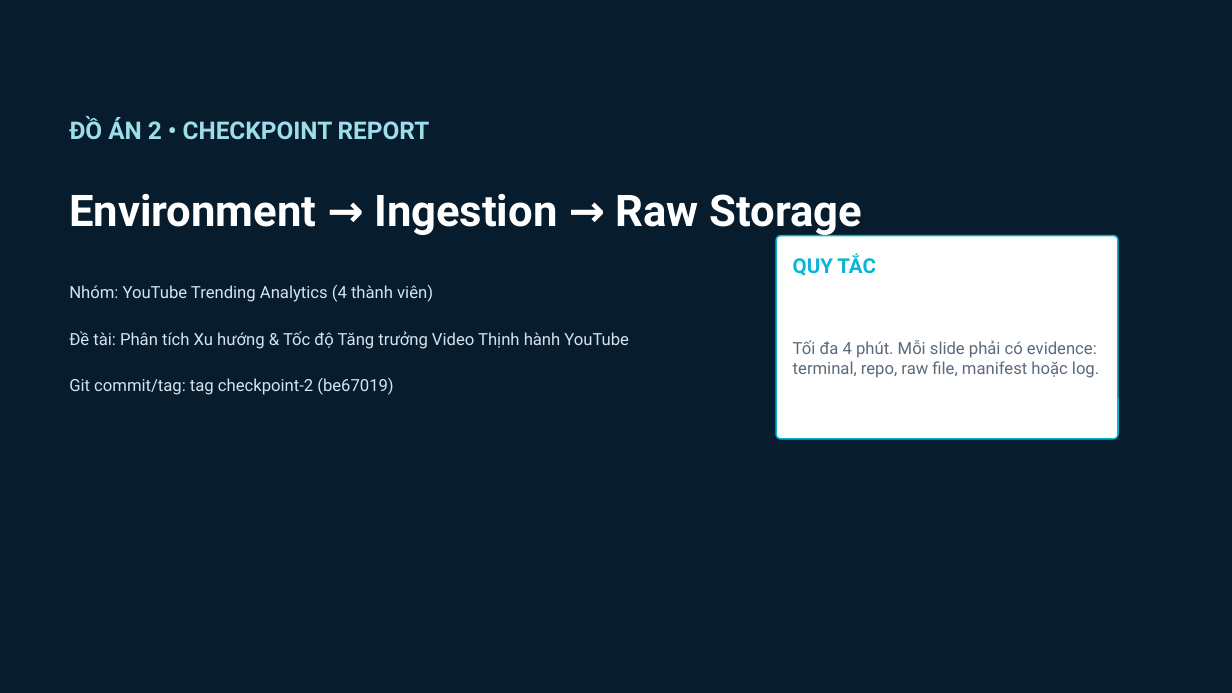
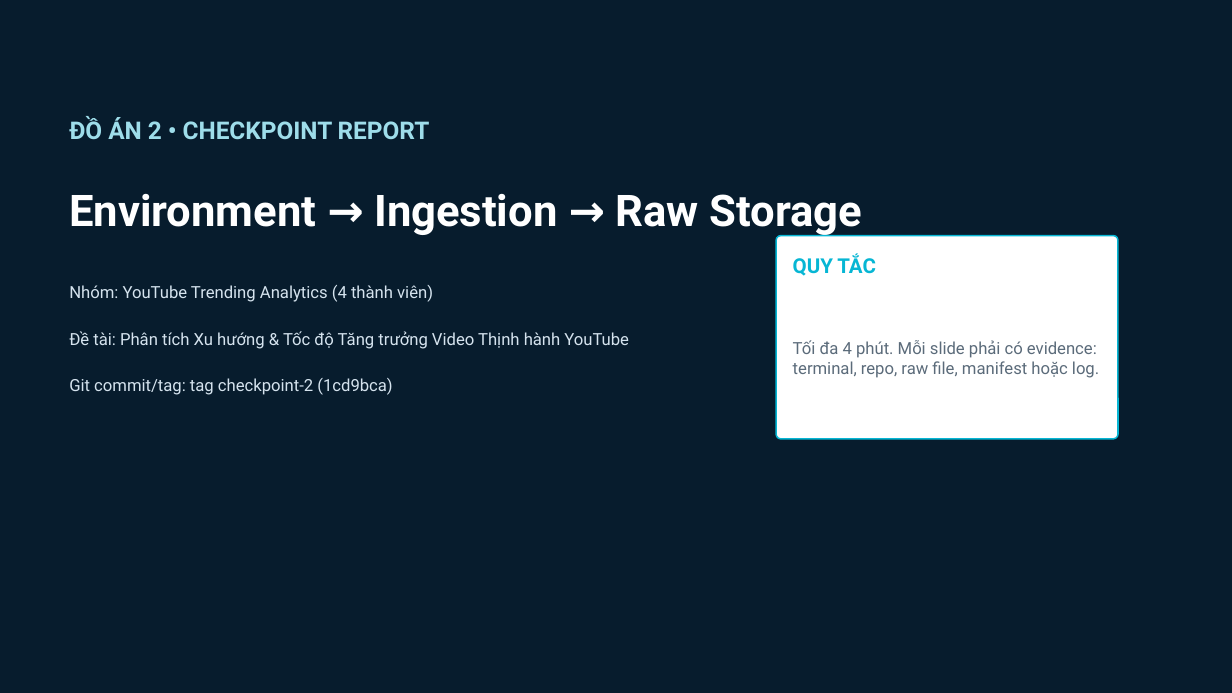
Before and after one commit to kichirou244/bigdata-project, a slide deck: slide 1 of docs/Checkpoint2_Report_YouTube_Trending.pptx. Drawn at 1232x693 pixels with LibreOffice and Linux fonts; fonts in the diff are those of the drawing. Boxes give left, top, right and bottom in pixels: in the first picture for what was removed or moved away, otherwise in the second. Text is boxed around its words. In the diff, an @@ line names an element or a change of style, - is before the commit and + after.

Commit message:
docs(checkpoint-2): dong bo commit hash cua tag checkpoint-2 trong noi dung 6 slide

```diff
--- a/docs/Checkpoint2_Report_YouTube_Trending.pptx
+++ b/docs/Checkpoint2_Report_YouTube_Trending.pptx
@@ text at <box>69,378,392,395</box>: text changed @@
-Git commit/tag: tag checkpoint-2 (be67019)
+Git commit/tag: tag checkpoint-2 (1cd9bca)
```
Also in this commit, not shown: 1 other slide changed, 2 other files.
